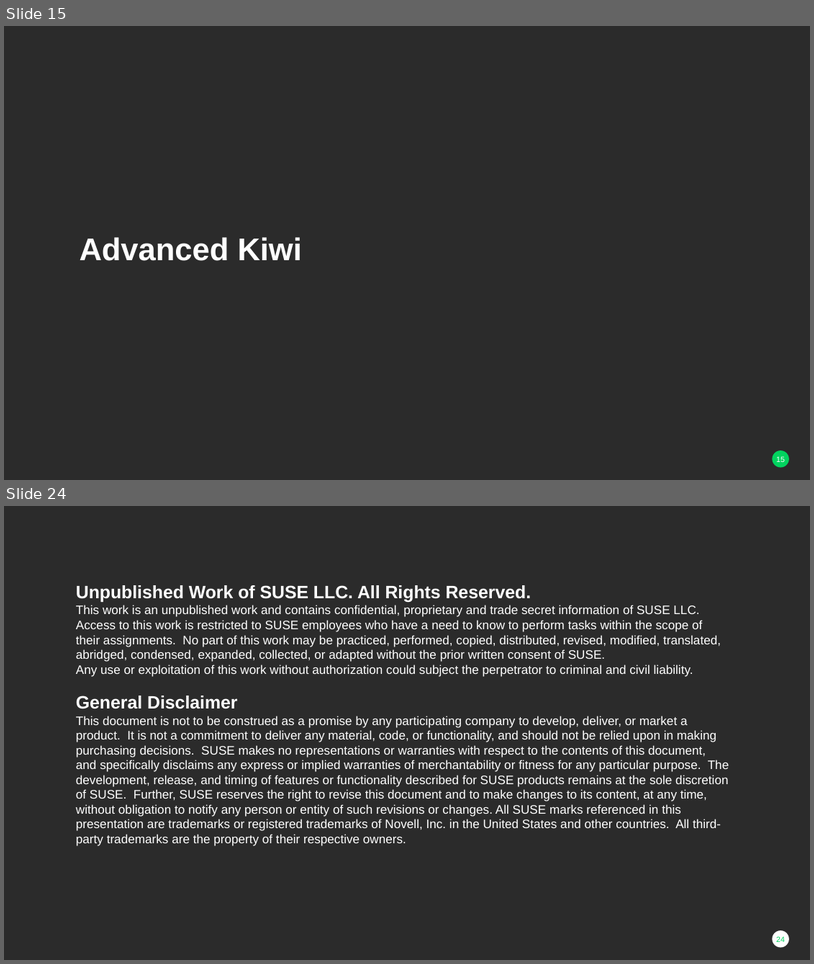
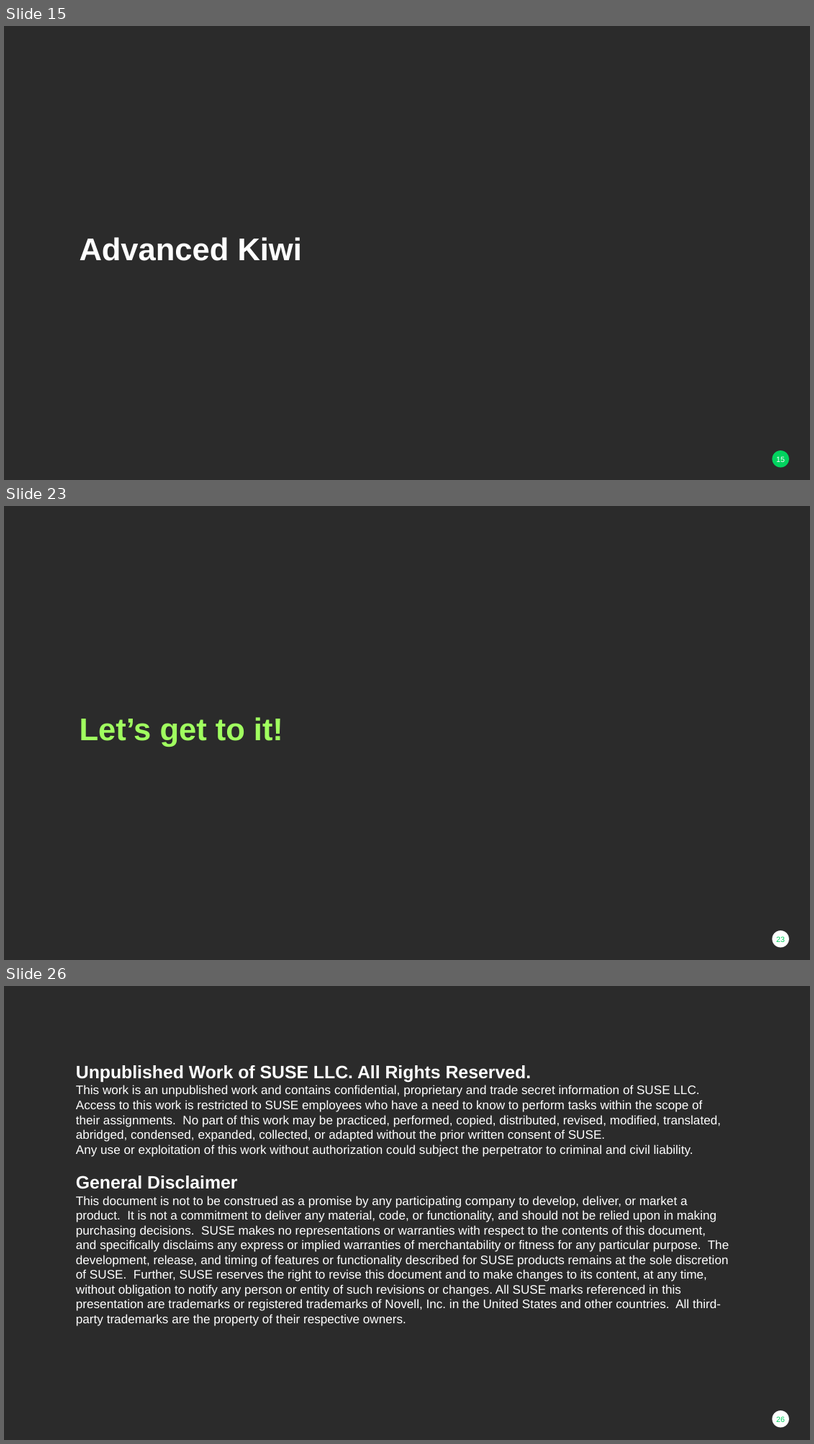
Before and after one commit to darthzen/conferences, a slide deck: susecon/2017/HO126885/HO126885 - Advanced Alchemy Building Gold-Master Images with Kiwi.pptx. Shown one above the other, each under a label of ours: slides 15 and 24 before the commit, slides 15, 23 and 26 after it; the slides between them are not shown. The pictures are 814x964 and 814x1444 pixels, drawn with LibreOffice and Linux fonts; fonts in the diff are those of the drawing; background and template pictures are left out; a plain dark background stands for a picture behind light text. Boxes give left, top, right and bottom in pixels: in the first picture for what was removed or moved away, otherwise in the second. Text is boxed around its words. In the diff, an @@ line names an element or a change of style, - is before the commit and + after.

```diff
--- a/susecon/2017/HO126885/HO126885 - Advanced Alchemy Building Gold-Master Images with Kiwi.pptx
+++ b/susecon/2017/HO126885/HO126885 - Advanced Alchemy Building Gold-Master Images with Kiwi.pptx
@@ slide 23 added at (4,506,810,960), background picture (left out); not listed: 1 template element that a slide beside it also shows @@
@@ title added at (80,717,283,746), 28 pt, text #A0FF5F, bold @@
+Let’s get to it!
@@ what was slide 24 is now slide 26 @@
@@ page number at (777,1416,785,1422): text changed @@
-24
+26
```
Also in this commit, not shown: 2 slides changed, 7 other slides added, 6 slides removed.
